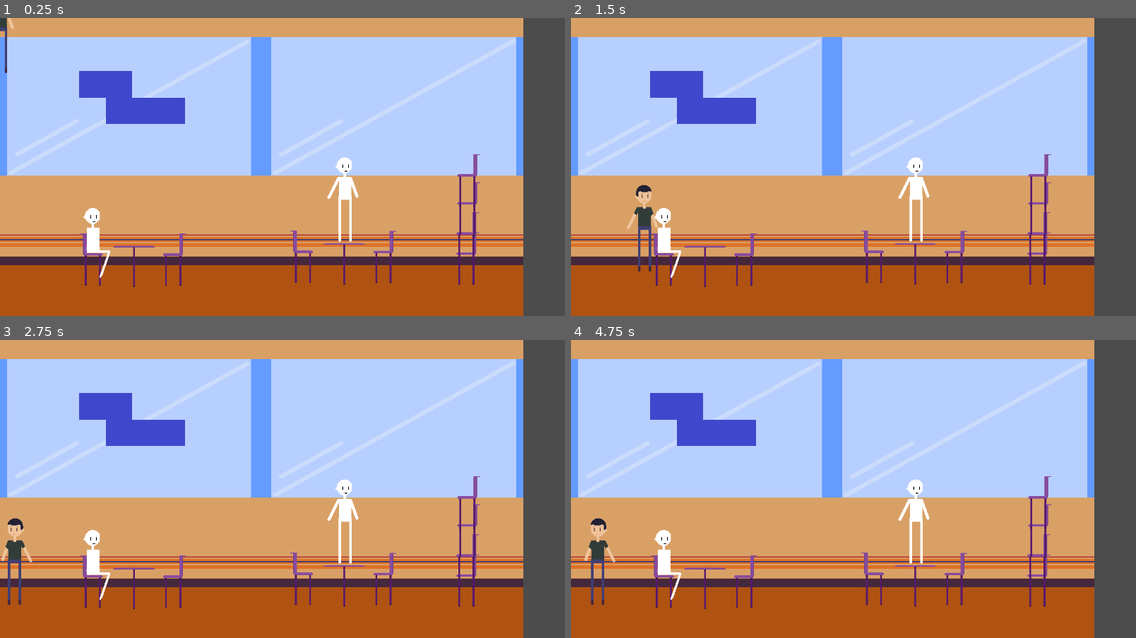
Above: before the commit, frames 1-4 (two rows, left to right).
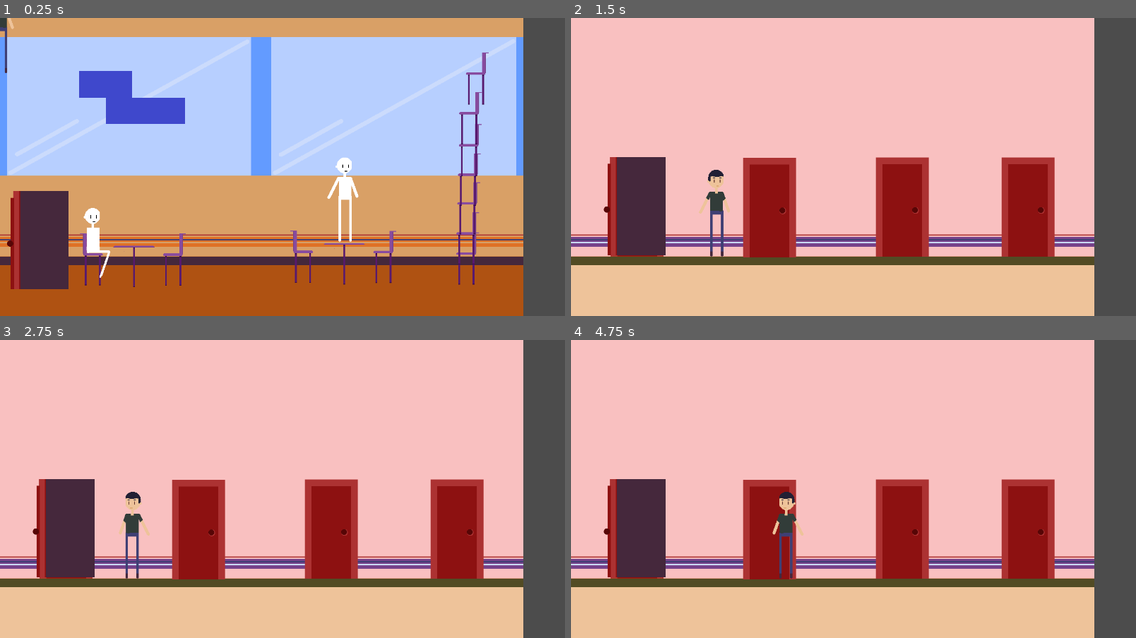
Above: after the commit, the same moments.

Repository: orangeorigins/gamejam_rpg
Game: Godot game, scene res://Scenes/DC.tscn
Two runs of this game, one before a commit and one after it. Both use one fixed random seed, a clock stepped at 60 frames per second and the inputs below.
Inputs:
- Up to frame 1 (0.25 s): no input
- Up to frame 2 (1.5 s): tap Enter (ui_accept) at 0.5, 0.77, 0.8, 1.07, 1.35 s; hold D (right) from 0.53 s (still down); tap B (b) at 0.6 s
- Up to frame 3 (2.75 s): tap Enter (ui_accept) at 1.52, 1.82, 2.3 s; tap B (b) at 1.55, 2.1 s; release D (right) at 2.03 s; hold A (left) from 2.03 s (still down)
- Up to frame 4 (4.75 s): release A (left) at 2.78 s; hold D (right) 2.78-4.28 s; tap B (b) at 2.85, 4.35 s; tap Enter (ui_accept) at 3.02, 3.32, 3.6, 3.77, 4.07, 4.52 s; hold A (left) from 4.28 s (still down)

The runs differ from the first frame. In frame 1, 3.7% of the frame differs, in the area x 1-87%, y 11-91%; in frame 2, 92%; in frame 3, 92%, in the area x 0-93%, y 0-100%; in frame 4, 92%.

Commit message:
portals

Diff:
--- /dev/null
+++ b/project/Scenes/Background_Dorm.tscn
@@ -0,0 +1,22 @@
+[gd_scene load_steps=5 format=2]
+
+[ext_resource path="res://Art/Background_Dorm.png" type="Texture" id=1]
+[ext_resource path="res://Scenes/Open Door.tscn" type="PackedScene" id=2]
+[ext_resource path="res://Scenes/Player.tscn" type="PackedScene" id=3]
+[ext_resource path="res://tile_set.res" type="TileSet" id=4]
+
+[node name="Background_Dorm" type="Sprite"]
+texture = ExtResource( 1 )
+centered = false
+
+[node name="Open Door" parent="." instance=ExtResource( 2 )]
+position = Vector2( 153.347, 454.677 )
+destination = "res://Scenes/DC.tscn"
+
+[node name="Player" parent="." instance=ExtResource( 3 )]
+position = Vector2( 340.935, 460.405 )
+
+[node name="TileMap" type="TileMap" parent="."]
+tile_set = ExtResource( 4 )
+format = 1
+tile_data = PoolIntArray( 589824, 2, 0, 589825, 2, 0, 589826, 2, 0, 589827, 2, 0, 589828, 2, 0, 589829, 2, 0, 589830, 2, 0, 589831, 2, 0, 589832, 2, 0, 589833, 2, 0, 589834, 2, 0, 589835, 2, 0, 589836, 2, 0, 589837, 2, 0, 589838, 2, 0, 589839, 2, 0, 589840, 2, 0, 589841, 2, 0, 589842, 2, 0, 589843, 2, 0, 589844, 2, 0, 589845, 2, 0 )
--- a/project/Scenes/DC.tscn
+++ b/project/Scenes/DC.tscn
@@ -1,12 +1,13 @@
-[gd_scene load_steps=8 format=2]
+[gd_scene load_steps=9 format=2]
 
 [ext_resource path="res://Art/Background_DC.png" type="Texture" id=1]
-[ext_resource path="res://Scenes/Player.tscn" type="PackedScene" id=2]
-[ext_resource path="res://tile_set.res" type="TileSet" id=3]
-[ext_resource path="res://Scenes/Chair.tscn" type="PackedScene" id=4]
-[ext_resource path="res://Scenes/DC Table.tscn" type="PackedScene" id=5]
-[ext_resource path="res://Art/NPC SITTING.png" type="Texture" id=6]
-[ext_resource path="res://Scenes/NPC.tscn" type="PackedScene" id=7]
+[ext_resource path="res://tile_set.res" type="TileSet" id=2]
+[ext_resource path="res://Scenes/Chair.tscn" type="PackedScene" id=3]
+[ext_resource path="res://Scenes/DC Table.tscn" type="PackedScene" id=4]
+[ext_resource path="res://Art/NPC SITTING.png" type="Texture" id=5]
+[ext_resource path="res://Scenes/NPC.tscn" type="PackedScene" id=6]
+[ext_resource path="res://Scenes/Open Door.tscn" type="PackedScene" id=7]
+[ext_resource path="res://Scenes/Player.tscn" type="PackedScene" id=8]
 
 [node name="DC" type="Node2D"]
 
@@ -17,56 +18,75 @@
 "_edit_lock_": true
 }
 
-[node name="Player" parent="." instance=ExtResource( 2 )]
-
 [node name="TileMap" type="TileMap" parent="."]
-tile_set = ExtResource( 3 )
+tile_set = ExtResource( 2 )
 format = 1
 tile_data = PoolIntArray( 131075, 0, 0, 131076, 0, 0, 196612, 0, 0, 196613, 0, 0, 196614, 0, 0, 655360, 2, 0, 655361, 2 …(285 unchanged characters)…
 __meta__ = {
 "_edit_lock_": true
 }
 
-[node name="Chair" parent="." instance=ExtResource( 4 )]
+[node name="Chair" parent="." instance=ExtResource( 3 )]
 position = Vector2( 230, 529 )
 
-[node name="Chair2" parent="." instance=ExtResource( 4 )]
+[node name="Chair2" parent="." instance=ExtResource( 3 )]
 position = Vector2( 738.374, 522.81 )
 
-[node name="Chair4" parent="." instance=ExtResource( 4 )]
+[node name="Chair4" parent="." instance=ExtResource( 3 )]
 position = Vector2( 412.871, 529.643 )
 scale = Vector2( -1, 1 )
 
-[node name="Chair5" parent="." instance=ExtResource( 4 )]
+[node name="Chair5" parent="." instance=ExtResource( 3 )]
 position = Vector2( 921.245, 523.452 )
 scale = Vector2( -1, 1 )
 
-[node name="Chair6" parent="." instance=ExtResource( 4 )]
+[node name="Chair6" parent="." instance=ExtResource( 3 )]
 position = Vector2( 1121.93, 527.128 )
 scale = Vector2( -1, 1 )
 
-[node name="Chair7" parent="." instance=ExtResource( 4 )]
+[node name="Chair7" parent="." instance=ExtResource( 3 )]
 position = Vector2( 1121.93, 478.612 )
 scale = Vector2( -1, 1 )
 
-[node name="Chair8" parent="." instance=ExtResource( 4 )]
+[node name="Chair8" parent="." instance=ExtResource( 3 )]
 position = Vector2( 1124.13, 405.838 )
 scale = Vector2( -1, 1 )
 
-[node name="Chair9" parent="." instance=ExtResource( 4 )]
-position = Vector2( 1124.13, 338.209 )
+[node name="Chair9" parent="." instance=ExtResource( 3 )]
+position = Vector2( 1125.68, 336.661 )
 scale = Vector2( -1, 1 )
 
-[node name="DC Table" parent="." instance=ExtResource( 5 )]
+[node name="Chair10" parent="." instance=ExtResource( 3 )]
+position = Vector2( 1128, 265.474 )
+scale = Vector2( -1, 1 )
+
+[node name="Chair11" parent="." instance=ExtResource( 3 )]
+position = Vector2( 1128.77, 188.096 )
+scale = Vector2( -1, 1 )
+
+[node name="Chair12" parent="." instance=ExtResource( 3 )]
+position = Vector2( 1145.02, 92.1467 )
+scale = Vector2( -1, 1 )
+
+[node name="DC Table" parent="." instance=ExtResource( 4 )]
 position = Vector2( 322.467, 533.194 )
 
-[node name="DC Table2" parent="." instance=ExtResource( 5 )]
+[node name="DC Table2" parent="." instance=ExtResource( 4 )]
 position = Vector2( 830.841, 527.004 )
 
 [node name="NPC SITTING" type="Sprite" parent="."]
 position = Vector2( 230.828, 528.28 )
-texture = ExtResource( 6 )
+texture = ExtResource( 5 )
 
-[node name="NPC" parent="." instance=ExtResource( 7 )]
+[node name="NPC" parent="." instance=ExtResource( 6 )]
 position = Vector2( 838.947, 424.211 )
 dialog = [ "MAN I am SO EXCITEDDDD!!!!", "PARTYYYY!!!", "I LOVE OUR SCHOOL!! ", "WOOO!!!!!", "SUPPPPREEEEEMMMMMEEEEE!!!!!" ]
+
+[node name="Open Door" parent="." instance=ExtResource( 7 )]
+position = Vector2( 90.8818, 536.96 )
+rotation = -3.14159
+scale = Vector2( 1, -1 )
+flip_h = true
+destination = "res://Scenes/Background_Dorm.tscn"
+
+[node name="Player" parent="." instance=ExtResource( 8 )]
--- a/project/Scenes/NPC.gd
+++ b/project/Scenes/NPC.gd
@@ -10,11 +10,19 @@
 
 var near_player : bool = false
 
+export var is_sitting : bool
 # Called when the node enters the scene tree for the first time.
 func _ready():
 	area.connect("body_entered", self, "_on_Area2D_body_entered")
 	$RichTextLabel2.text = ""
 	$RichTextLabel.text = ""
+
+	if is_sitting:
+		$"NPC SITTING".visible = true
+		$NPC_Template.visible = false
+	else:
+		$NPC_Template.visible = true
+		$"NPC SITTING".visible = false
 
 func _process(delta):
 	if Input.is_action_just_pressed("ui_accept") && near_player:
--- a/project/Scenes/NPC.tscn
+++ b/project/Scenes/NPC.tscn
@@ -1,7 +1,8 @@
-[gd_scene load_steps=4 format=2]
+[gd_scene load_steps=5 format=2]
 
 [ext_resource path="res://Scenes/NPC.gd" type="Script" id=1]
 [ext_resource path="res://Art/NPC_Template.png" type="Texture" id=2]
+[ext_resource path="res://Art/NPC SITTING.png" type="Texture" id=3]
 
 [sub_resource type="RectangleShape2D" id=1]
 extents = Vector2( 242.026, 109.597 )
@@ -9,6 +10,7 @@
 [node name="NPC" type="Node2D"]
 script = ExtResource( 1 )
 npc_name = "HYPE BEAST"
+is_sitting = false
 
 [node name="NPC_Template" type="Sprite" parent="."]
 position = Vector2( -6, 0 )
@@ -28,14 +30,18 @@
 rect_scale = Vector2( 2, 2 )
 
 [node name="RichTextLabel2" type="RichTextLabel" parent="."]
-margin_left = -93.7169
+margin_left = -93.0
 margin_top = -185.283
-margin_right = 149.283
+margin_right = 150.0
 margin_bottom = -152.283
 rect_scale = Vector2( 2, 2 )
 bbcode_enabled = true
 bbcode_text = "[b]NAME[/b]"
 text = "NAME"
 
+[node name="NPC SITTING" type="Sprite" parent="."]
+position = Vector2( -0.37738, -23.7733 )
+texture = ExtResource( 3 )
+
 [connection signal="body_entered" from="Area2D" to="." method="_on_Area2D_body_entered"]
 [connection signal="body_exited" from="Area2D" to="." method="_on_Area2D_body_exited"]
--- /dev/null
+++ b/project/Scenes/Open Door.gd
@@ -0,0 +1,22 @@
+extends Sprite
+
+var near_player : bool = false
+export var destination : String
+
+func _process(delta):
+	if near_player && Input.is_action_just_released("ui_accept"):
+		get_tree().change_scene(destination)
+
+	pass
+
+
+func _on_Area2D_body_entered(body):
+	if not body.name == "Player":
+		return
+	near_player = true
+
+func _on_Area2D_body_exited(body):
+	if not body.name == "Player":
+		return
+	near_player = false
+	pass # Replace with function body.
--- a/project/Scenes/Open Door.tscn
+++ b/project/Scenes/Open Door.tscn
@@ -1,14 +1,19 @@
-[gd_scene load_steps=3 format=2]
+[gd_scene load_steps=4 format=2]
 
 [ext_resource path="res://Art/Open Door.png" type="Texture" id=1]
+[ext_resource path="res://Scenes/Open Door.gd" type="Script" id=2]
 
 [sub_resource type="RectangleShape2D" id=1]
 extents = Vector2( 66.7369, 120.211 )
 
 [node name="Open Door" type="Sprite"]
 texture = ExtResource( 1 )
+script = ExtResource( 2 )
 
 [node name="Area2D" type="Area2D" parent="."]
 
 [node name="CollisionShape2D" type="CollisionShape2D" parent="Area2D"]
 shape = SubResource( 1 )
+
+[connection signal="body_entered" from="Area2D" to="." method="_on_Area2D_body_entered"]
+[connection signal="body_exited" from="Area2D" to="." method="_on_Area2D_body_exited"]
